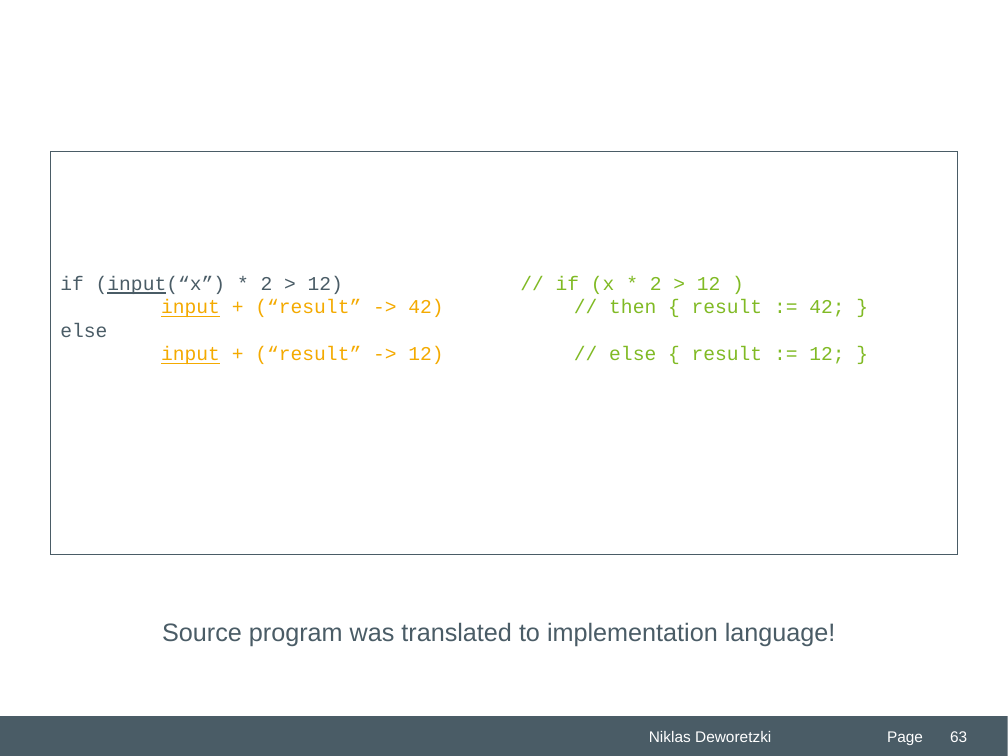
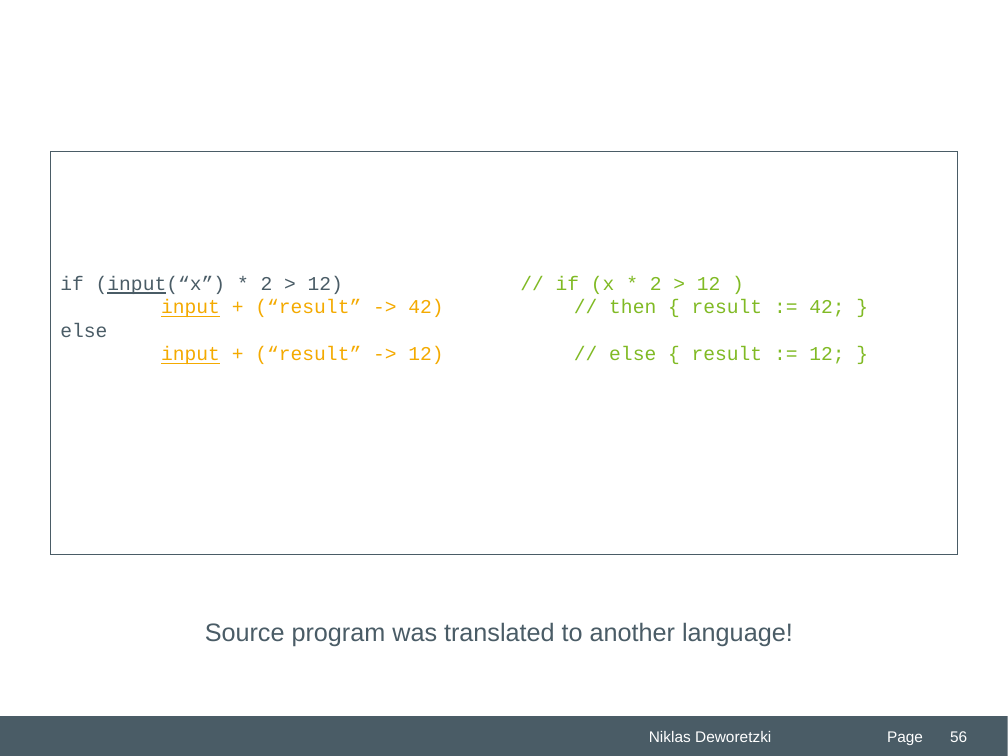
Before and after one commit to Niklas-Deworetzki/thm-masterseminar, a slide deck: slide 56 of paper/presentation/THM-Praesentation-FB06-MNI.odp (slide 63 before the commit). Drawn at 1008x756 pixels with LibreOffice and Linux fonts; fonts in the diff are those of the drawing; background and template pictures are left out. Boxes give left, top, right and bottom in pixels: in the first picture for what was removed or moved away, otherwise in the second. Text is boxed around its words. In the diff, an @@ line names an element or a change of style, - is before the commit and + after.

```diff
--- a/paper/presentation/THM-Praesentation-FB06-MNI.odp
+++ b/paper/presentation/THM-Praesentation-FB06-MNI.odp
@@ text at [205,622,793,647]: text changed @@
-Source program was translated to implementation language!
+Source program was translated to another language!
@@ page number at [950,731,967,742]: text changed @@
-63
+56
```
Also in this commit, not shown: 9 other slides changed, 7 slides removed, 7 other files.
